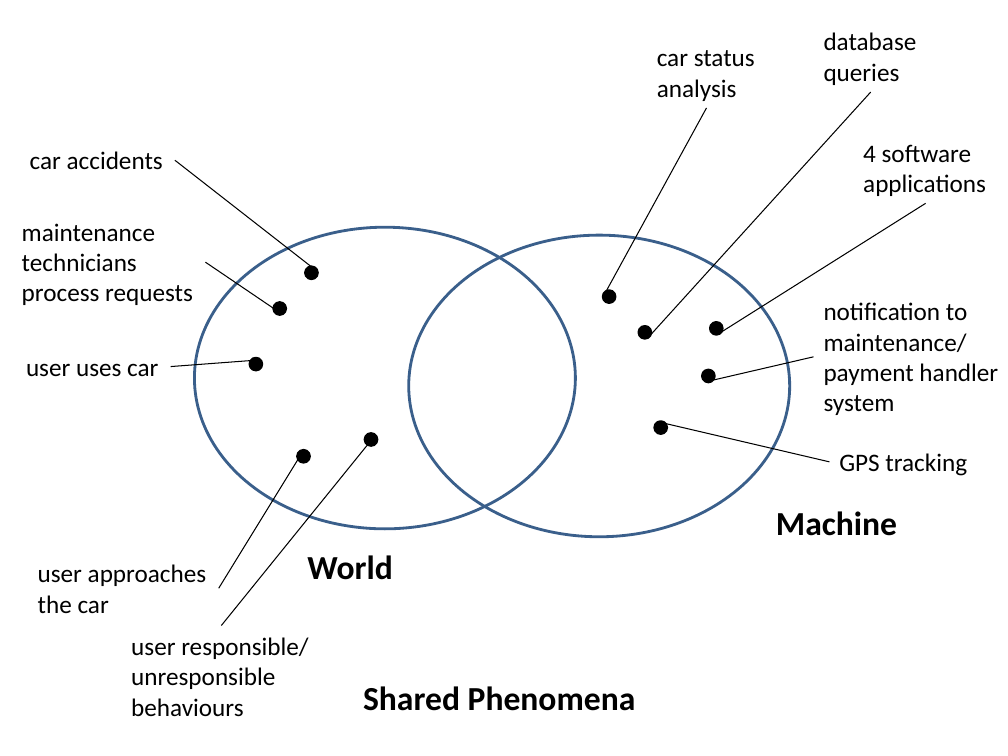
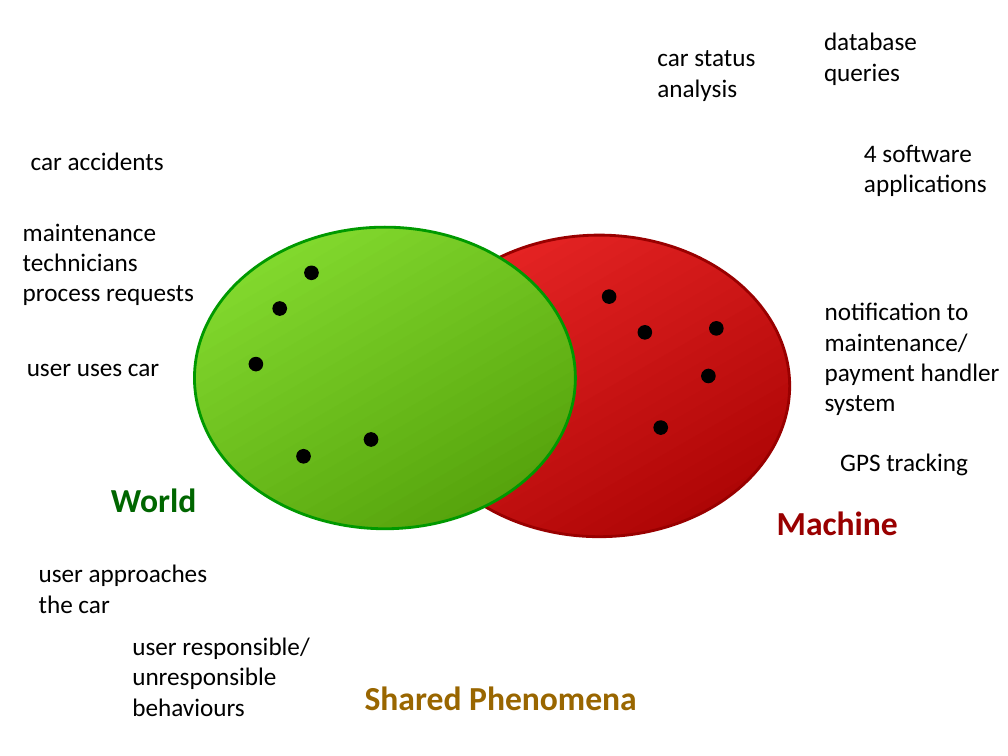
Before and after one commit to GiovanniScotti/PowerEnjoy-SEII-Project-Scotti-Trabucchi, a slide deck: slide 9 of DELIVERIES/RASD_Delivery_Presentation.pptx. Drawn at 1008x756 pixels with LibreOffice and Linux fonts; fonts in the diff are those of the drawing. Boxes give left, top, right and bottom in pixels: in the first picture for what was removed or moved away, otherwise in the second. Text is boxed around its words. In the diff, an @@ line names an element or a change of style, - is before the commit and + after.

Commit message:
Adjusts graphics in presentation file, adds .pdf version
Modifies the W&M graphic layout and adds the exported pdf version of the
slideshow

```diff
--- a/DELIVERIES/RASD_Delivery_Presentation.pptx
+++ b/DELIVERIES/RASD_Delivery_Presentation.pptx
@@ line removed from (603, 296) to (707, 108) @@
@@ line removed from (649, 337) to (871, 92) @@
@@ line removed from (311, 267) to (174, 160) @@
@@ line removed from (721, 333) to (925, 204) @@
@@ ellipse at box(195, 227, 576, 528): fill none to gradient #8AE234 to #4E9A06; outline #3A5F8C 2 pt to #009900 2 pt @@
@@ ellipse at box(409, 235, 790, 536): fill none to gradient #EF2929 to #A40000; outline #3A5F8C 2 pt to #990000 2 pt @@
@@ line removed from (274, 308) to (206, 262) @@
@@ line removed from (713, 380) to (813, 357) @@
@@ line removed from (260, 360) to (170, 367) @@
@@ line removed from (375, 435) to (222, 626) @@
@@ line removed from (830, 462) to (665, 423) @@
@@ text "World": place and size @@
-text "World" at box(307, 555, 392, 580)
+text "World" at box(111, 488, 196, 513)
@@ text "World" at box(111, 488, 196, 513): text colour #000000 to #006600 @@
@@ line removed from (303, 451) to (219, 589) @@
@@ text "Machine" at box(777, 511, 898, 536): text colour #000000 to #990000 @@
@@ text "Shared Phenomena" at box(365, 686, 637, 711): text colour #000000 to #996600 @@
```
Also in this commit, not shown: 17 other slides changed, 1 other file.
